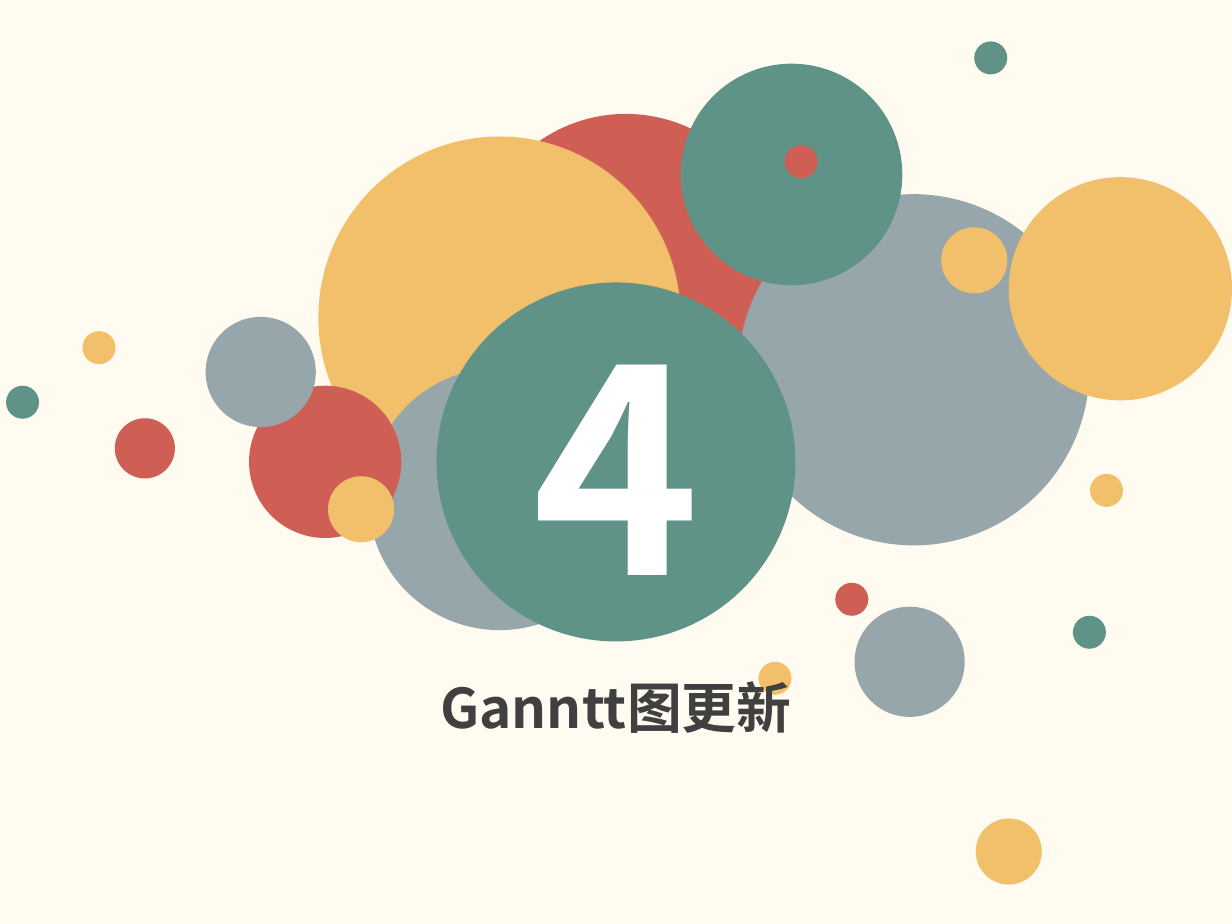
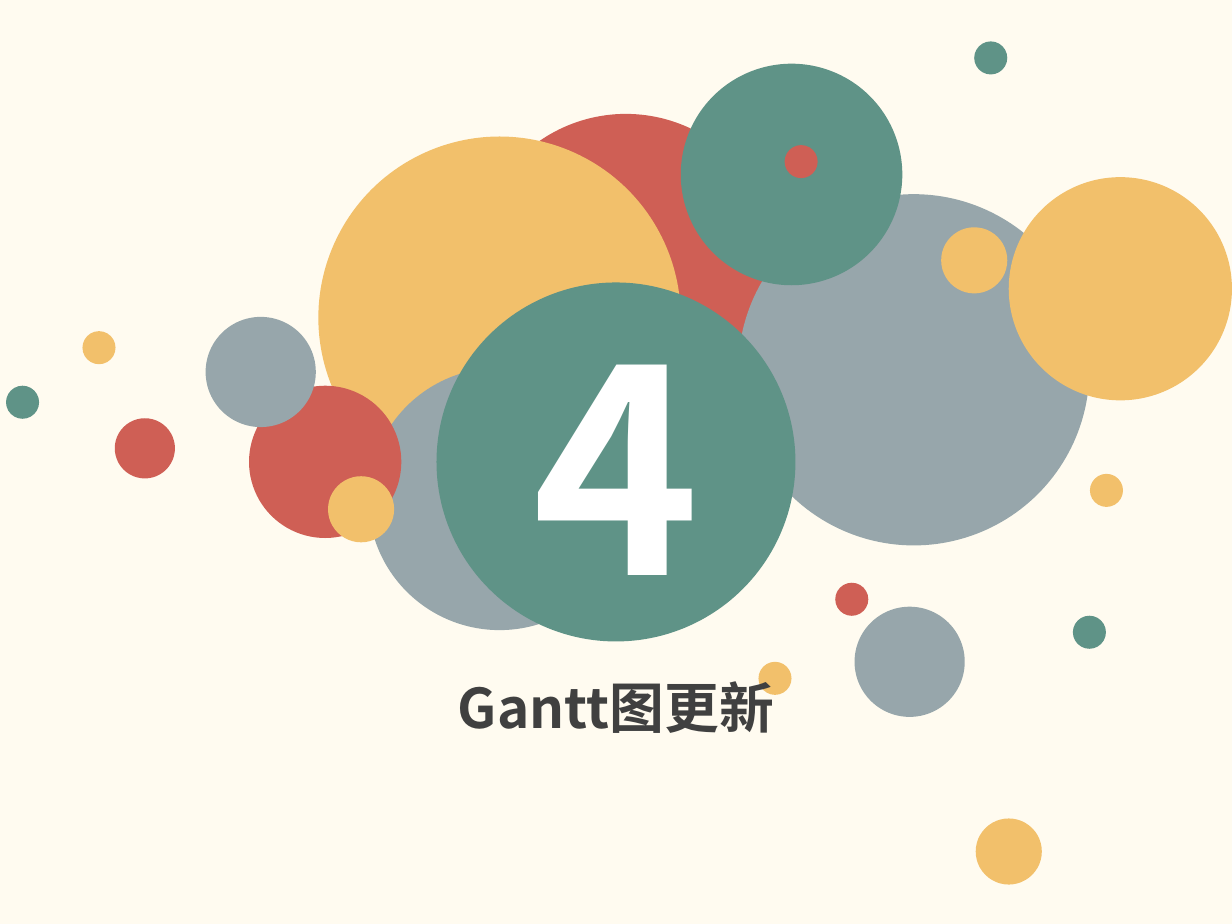
Before and after one commit to firstprojectmicheng/SE2018-G08, a slide deck: slide 42 of SE2018春-G08-详细设计.pptx (slide 20 before the commit). Drawn at 1232x924 pixels with LibreOffice and Linux fonts; fonts in the diff are those of the drawing. Boxes give left, top, right and bottom in pixels: in the first picture for what was removed or moved away, otherwise in the second. Text is boxed around its words. In the diff, an @@ line names an element or a change of style, - is before the commit and + after.

```diff
--- a/SE2018春-G08-详细设计.pptx
+++ b/SE2018春-G08-详细设计.pptx
@@ text at <box>458,672,774,733</box>: text changed @@
-Ganntt图更新
+Gantt图更新
```
Also in this commit, not shown: 7 other slides changed, 25 slides added, 3 slides removed.
